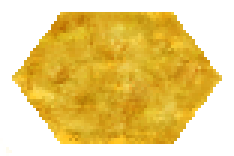
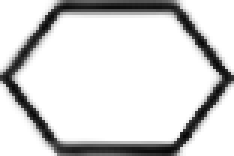
Layers edited between the first and the second 234 x 156 image:
showed "Layer #1" over [0, 0, 234, 156]
hid "Layer" over [0, 12, 222, 156]
